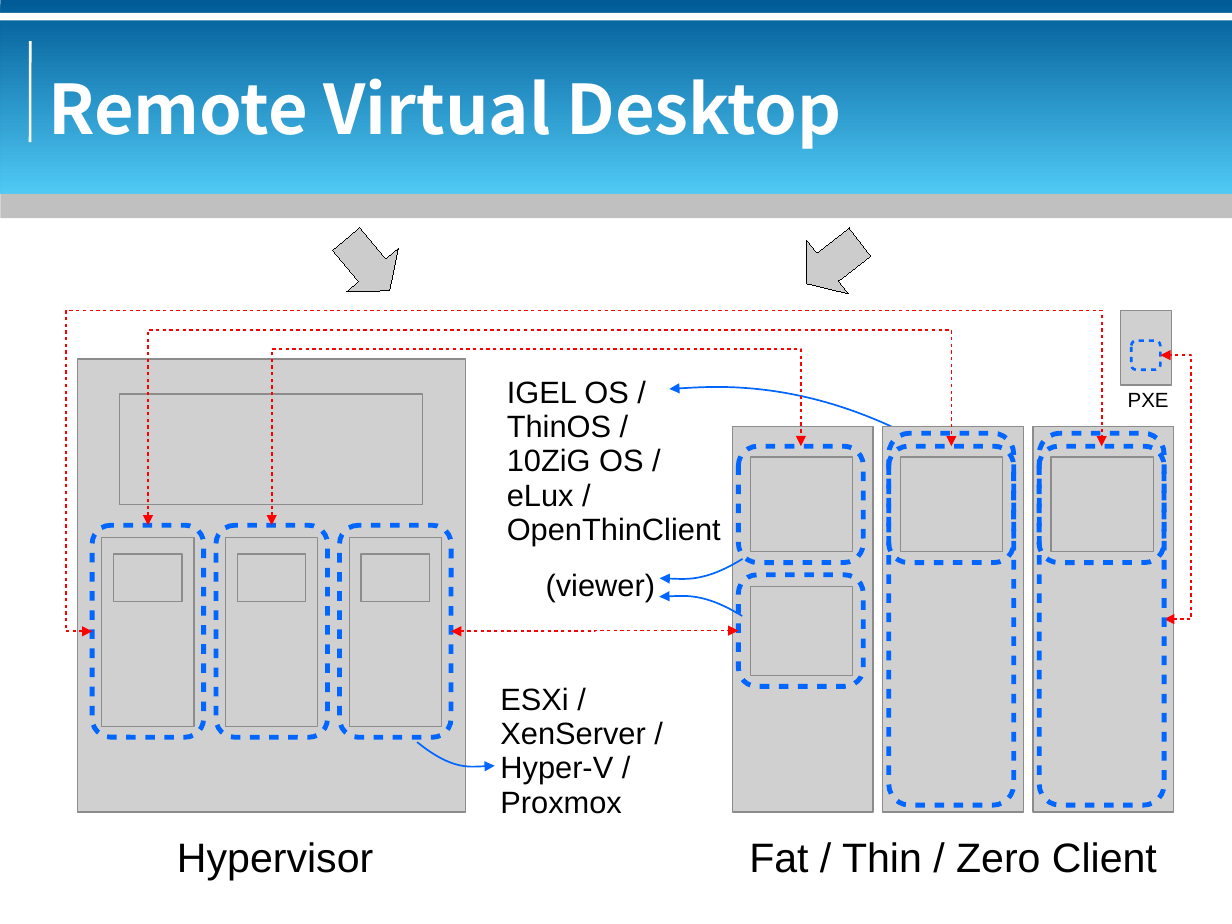
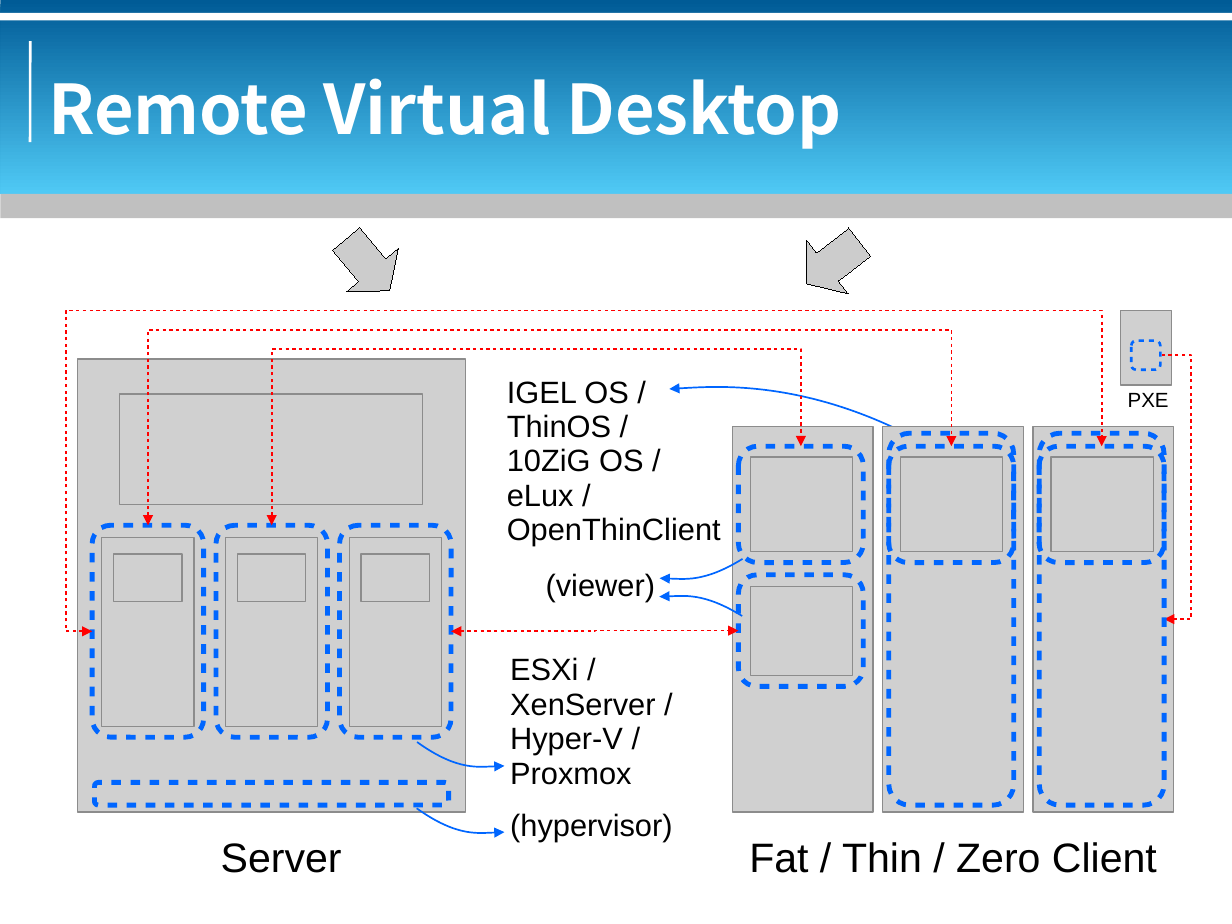
Before and after one commit to bluebat/.presentations, a slide deck: slide 8 of vdi-historical-overview.odp (slide 7 before the commit). Drawn at 1232x924 pixels with LibreOffice and Linux fonts; fonts in the diff are those of the drawing; grey boxes stand for pictures; background and template pictures are left out. Boxes give left, top, right and bottom in pixels: in the first picture for what was removed or moved away, otherwise in the second. Text is boxed around its words. In the diff, an @@ line names an element or a change of style, - is before the commit and + after.

```diff
--- a/vdi-historical-overview.odp
+++ b/vdi-historical-overview.odp
@@ elbow double arrow (1164, 620) - (1161, 355): elbow double arrow to elbow arrow @@
@@ text "ESXi /": place and size @@
-text "ESXi /" at [500,687,645,814]
+text "ESXi /" at [510,657,655,785]
@@ freeform shape: place and size @@
-freeform shape at [418,742,495,766]
+freeform shape at [418,742,505,766]
@@ rounded rectangle added at [95,782,448,804], outline #0066FF 2.83 pt @@
@@ freeform shape added at [416,808,504,833], outline #0066FF 0.99 pt @@
@@ text at [510,813,672,841]: text changed; size 24 to 18 pt @@
-Hypervisor
+(hypervisor)
@@ text added at [221,843,342,873], 24 pt, text #000000 @@
+Server
```
Also in this commit, not shown: 4 other slides changed, 1 slide added.
